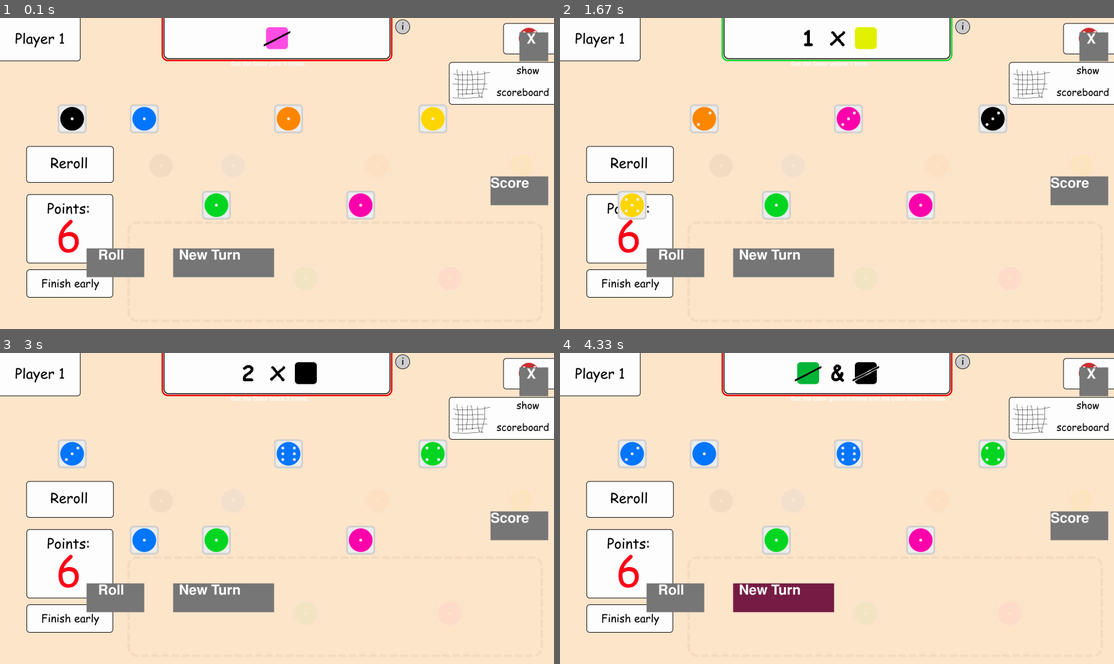
Above: before the commit, frames 1-4 (two rows, left to right).
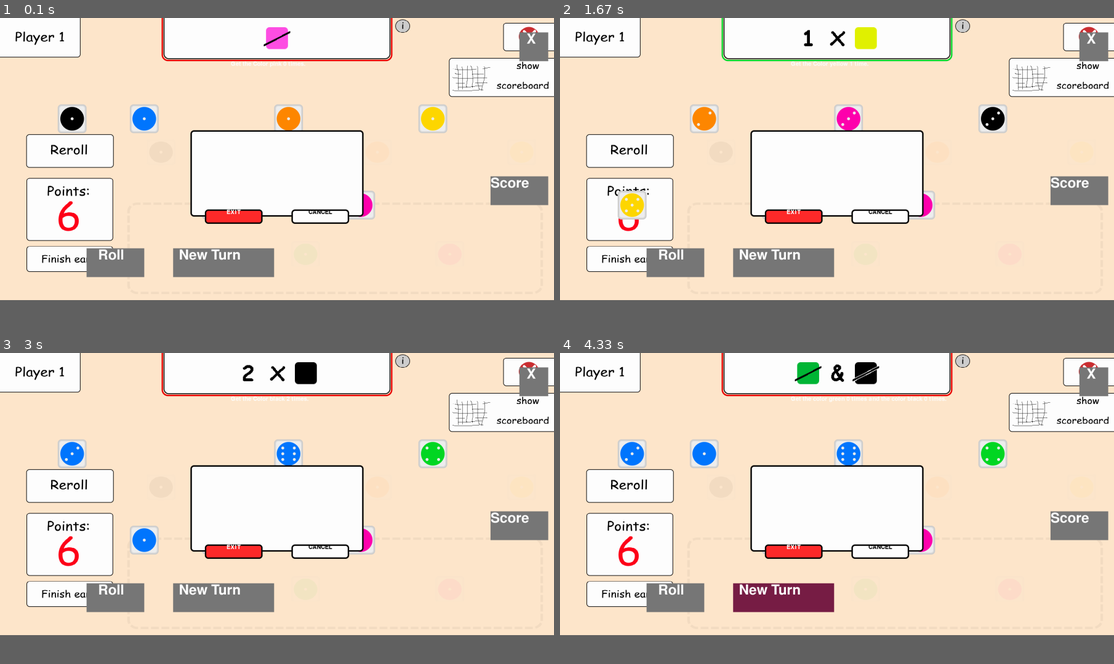
Above: after the commit, the same moments.

Repository: MathiasMeis/PygameKribbeln
Game: pygame game, started from code/mainGameLoop.py
Two runs of this game, one before a commit and one after it. Both use one fixed random seed, a clock stepped at 60 frames per second and the inputs below.
Inputs (mouse positions are in pixels of both pictures, inside the frame that each line leads up to):
- Up to frame 1 (0.1 s): no input
- Up to frame 2 (1.67 s): click "New Turn" at 0.38 s; click "Roll" at 0.72 s; click (632, 117) at 1.05 s; hold Right from 1.33 s (still down)
- Up to frame 3 (3 s): release Right at 1.8 s; click (72, 539) at 1.88 s; click "New Turn" at 2.22 s; click "Roll" at 2.55 s; click (144, 452) at 2.88 s
- Up to frame 4 (4.33 s): click "New Turn" at 3.22 s; hold Up 3.5-3.97 s; hold Right from 4 s (still down)
In our replay, the window is 900x506 before the commit and 900x459 after it. These sizes can differ from the game's own. Grey fills any space a smaller window leaves; there, only what the larger window draws over its background counts as a difference.

The runs differ from the first frame. In frame 1, 15% of the frame differs, in the area x 0-100%, y 0-90%; in frame 2, 15%; in frame 3, 15%; in frame 4, 15%.

Commit message:
Messageboard added

Diff:
--- a/code/imageHelper.py
+++ b/code/imageHelper.py
@@ -80,6 +80,18 @@
     def getNameLabel():
         None
 
+    def getExitButton() -> str:
+        return ImageHelper.getImage("labels", "buttonExit")
+
+    def getWhiteButton() -> str:
+        return ImageHelper.getImage("labels", "buttonWhite")
+
+    def getRedButton() -> str:
+        return ImageHelper.getImage("labels", "buttonRed")
+
+    def getMessageBoardIcon() -> str:
+        return ImageHelper.getImage("labels", "messageBoard")
+
     def getBackground(name : str):
         return ImageHelper.getImage("background", name)
 
--- a/code/mainGameLoop.py
+++ b/code/mainGameLoop.py
@@ -13,7 +13,7 @@
     def __init__(self):
         self._running = True
         self.display = None
-        self.size = self.weight, self.height = 1920, 1080
+        self.size = self.weight, self.height = 1920, 980
         #self.background = pygame.transform.scale(pygame.image.load(os.path.join("assets", "background.png")), self.size)
         self.background = pygame.transform.scale(pygame.image.load(ImageHelper.getBackground("concept")), self.size)
 
--- a/code/mainScreen.py
+++ b/code/mainScreen.py
@@ -5,6 +5,10 @@
 from game import Game
 from diceRerollHandler import DiceRerollHandler
 from imageHelper import ImageHelper
+from startingScreen import StartingScreen
+from messageBoard import MessageBoard
+
+exitMessage : MessageBoard = MessageBoard("Do you want to exit?", "EXIT", "CANCEL", True)
 #Hier wird der ui stuff für das Würfel
 throwButtonPos = [300, 800, 200, 100]
 throwLabelPos = [340,800]
@@ -120,6 +124,34 @@
         display.blit(pygame.image.load(os.path.join(ImageHelper.getCompletionIndicator(isCompleted))),(560, -50))
         display.blit(pygame.image.load(os.path.join(ImageHelper.getTaskTable())),(560, -50))
 
+def drawCurrentPlayerLabel(display):
+    cFont  = pygame.font.SysFont("comicsans", 30)
+    playerLabel = cFont.render(StartingScreen.players[0].getName(), 1, (255, 255, 255))
+    display.blit(playerLabel, [10,10])
+    #display.blit(pygame.image.load(os.path.join(ImageHelper.getTaskTable())),(560, -50))
+
+def drawMessageBoard(display):
+    message : str = exitMessage.message
+    baseX : int = 660
+    baseY : int = 390
+    display.blit(pygame.image.load(os.path.join(ImageHelper.getMessageBoardIcon())),(baseX, baseY))
+    buttonLabels : list[str] = exitMessage.getButtonLabels()
+    buttonDeviation : list[int] = exitMessage.getIconDeviation()
+    buttonIconPath : list[str] = exitMessage.getIconPaths()
+
+    for i in range(exitMessage.getNumberOfButtons()):
+        display.blit(pygame.image.load(os.path.join(buttonIconPath[i])),(baseX+200+buttonDeviation[i], baseY+275))
+        if(i == 0 and exitMessage.firstButtonIsRed):
+            buttonLabel = smallFont.render(buttonLabels[i], 1, (255, 255, 255))
+        else:
+            buttonLabel = smallFont.render(buttonLabels[i], 1, (0, 0, 0))
+
+        centering : int = 100 - (buttonLabel.get_width() /2)
+        display.blit(buttonLabel, [baseX+200+buttonDeviation[i]+centering,baseY+275])
+
+
+
+
 
 def on_loop(display):
     mouse = pygame.mouse.get_pos()
@@ -131,3 +163,5 @@
     drawTask(display)
     drawCloseButton(display,mouse)
     drawScoreButton(display,mouse)
+    drawCurrentPlayerLabel(display)
+    drawMessageBoard(display)
--- /dev/null
+++ b/code/messageBoard.py
@@ -0,0 +1,44 @@
+
+from imageHelper import ImageHelper
+
+
+class MessageBoard:
+
+
+    def __init__(self, message : str, button1 : str, button2 : str = None, firstInRed : bool = False):
+        self.message : str = message
+        self.firstButton : str = button1
+        self.secondButton : str = button2
+        self.firstButtonIsRed : bool = firstInRed
+        self.onlyOneButton : bool = False
+        if(self.secondButton == None):
+            self.onlyOneButton = True
+
+    def getIconPaths(self) -> list[str]:
+        paths : list[str] = []
+        if(self.firstButtonIsRed):
+            paths.append(ImageHelper.getRedButton())
+        else:
+            paths.append(ImageHelper.getWhiteButton())
+        if(not self.onlyOneButton):
+            paths.append(ImageHelper.getWhiteButton())
+        return paths
+
+    def getIconDeviation(self) -> list[int]:
+        if(self.onlyOneButton):
+            return [0]
+        else:
+            return [-150,150]
+
+    def getButtonLabels(self) -> list[str]:
+        labels : list[str] = []
+        labels.append(self.firstButton)
+        if(not self.onlyOneButton):
+            labels.append(self.secondButton)
+        return labels
+
+    def getNumberOfButtons(self) -> int:
+        if(self.secondButton == None):
+            return 1
+        else:
+            return 2
--- a/code/player.py
+++ b/code/player.py
@@ -18,4 +18,4 @@
         return self.highestKribbelPoints
 
     def getName(self):
-        getNameLabel(self.name)
+        return self.name
--- a/code/startingScreen.py
+++ b/code/startingScreen.py
@@ -6,7 +6,7 @@
 
 class StartingScreen:
     numberOfPlayers : int = 0
-    players : list[Player] = []
+    players : list[Player] = [Player("Player1"), Player("Player2")]
     currentIndex : int
 
     def addPlayer():
Binary file added: graphics/labels/buttonExit.png
Binary file added: graphics/labels/buttonRed.png
Binary file added: graphics/labels/buttonWhite.png
Binary file added: graphics/labels/messageBoard.png
Not shown, added: graphics/background/concept.pdn
Not shown, added: graphics/labels/buttons.pdn
Not shown, added: graphics/labels/messageBoard.pdn
